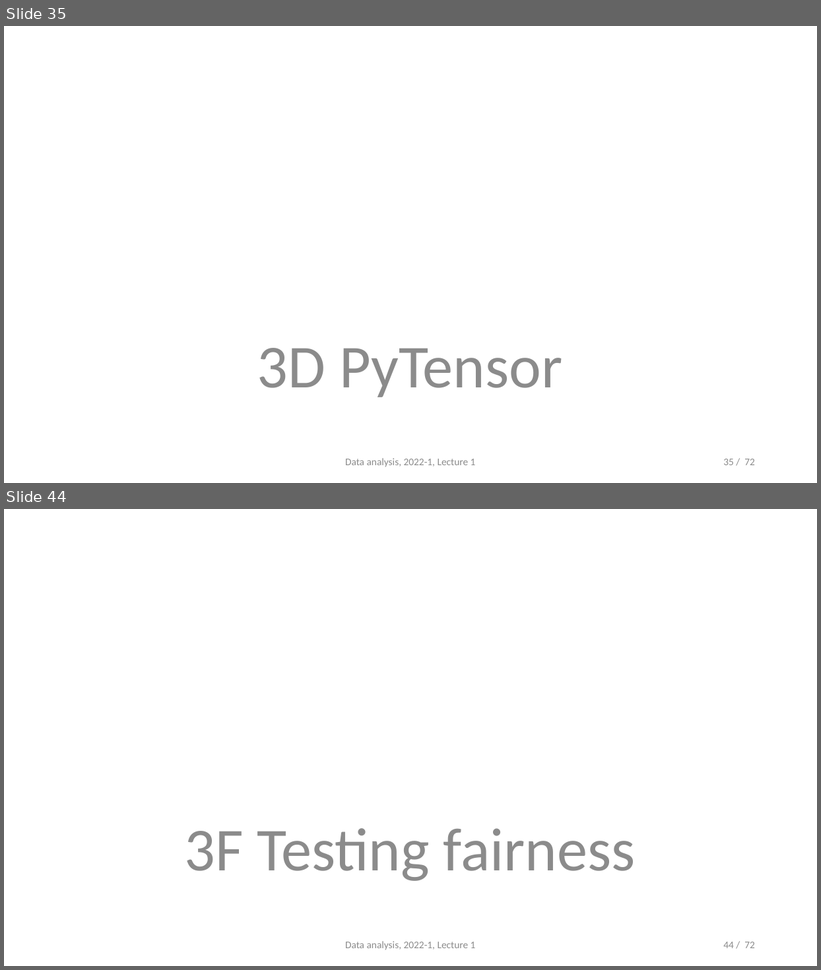
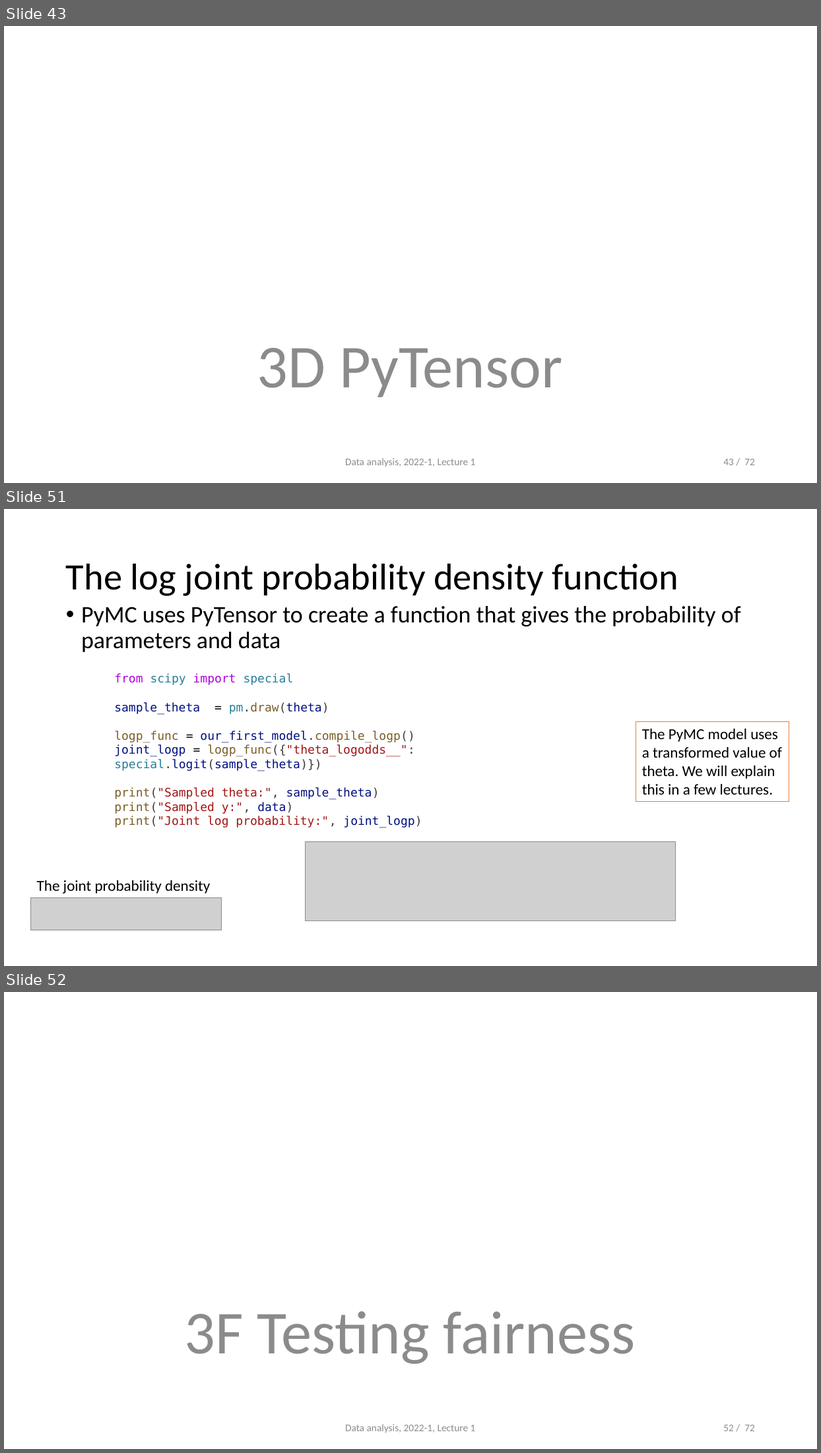
Before and after one commit to opherdonchin/StatisticalComputationAndAnalysis, a slide deck: Lectures/Lecture 3 PyMC and Sampling.pptx. Shown one above the other, each under a label of ours: slides 35 and 44 before the commit, slides 43, 51 and 52 after it; the slides between them are not shown. The pictures are 821x970 and 821x1453 pixels, drawn with LibreOffice and Linux fonts; fonts in the diff are those of the drawing; grey boxes stand for pictures. Boxes give left, top, right and bottom in pixels: in the first picture for what was removed or moved away, otherwise in the second. Text is boxed around its words. In the diff, an @@ line names an element or a change of style, - is before the commit and + after.

```diff
--- a/Lectures/Lecture 3 PyMC and Sampling.pptx
+++ b/Lectures/Lecture 3 PyMC and Sampling.pptx
@@ slide 51 added at (4,509,817,966), background #FFFFFF @@
@@ title added at (66,563,679,596), 44 pt, text #000000 @@
+The log joint probability density function
@@ text added at (81,606,741,652), 28 pt, text #000000 @@
+• PyMC uses PyTensor to create a function that gives the probability of parameters and data
@@ text added at (114,673,422,828), 14 pt, text #001080 @@
+from scipy import special
+sample_theta = pm.draw(theta)
+logp_func = our_first_model.compile_logp()
+joint_logp = logp_func({"theta_logodds__": special.logit(sample_theta)})
+print("Sampled theta:", sample_theta)
+print("Sampled y:", data)
+print("Joint log probability:", joint_logp)
@@ rectangle added at (636,722,789,802), outline #ED7D31 0.75 pt, 18 pt, text #000000 @@
+The PyMC model uses a transformed value of theta. We will explain this in a few lectures.
@@ picture added at (306,842,675,921) @@
@@ text added at (37,881,210,894), 18 pt, text #000000 @@
+The joint probability density
@@ picture added at (31,898,222,931) @@
@@ what was slide 35 is now slide 43 @@
@@ page number at (723,459,755,466): text changed @@
-35 / 72
+43 / 72
@@ what was slide 44 is now slide 52 @@
@@ page number at (723,1425,755,1432): text changed @@
-44 / 72
+52 / 72
```
Also in this commit, not shown: 1 slide changed, 8 other slides added, 1 slide removed, 3 other files.
